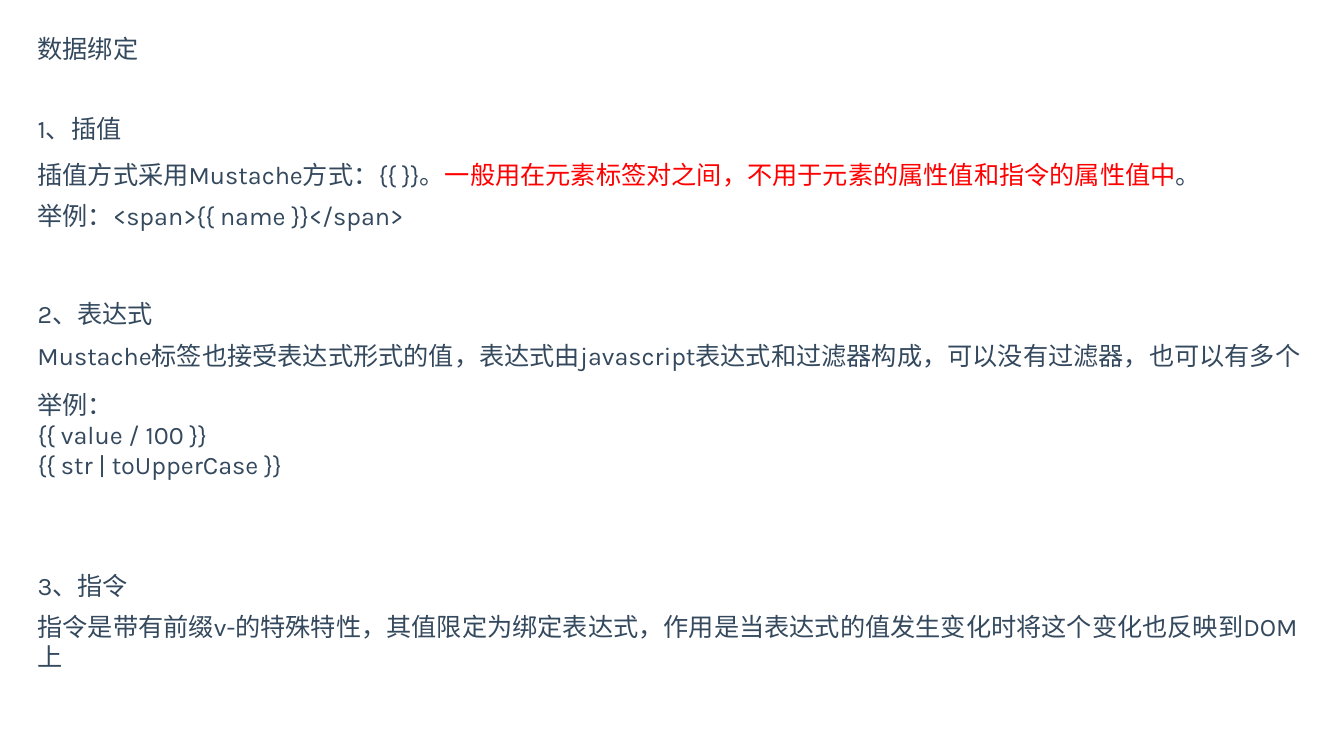
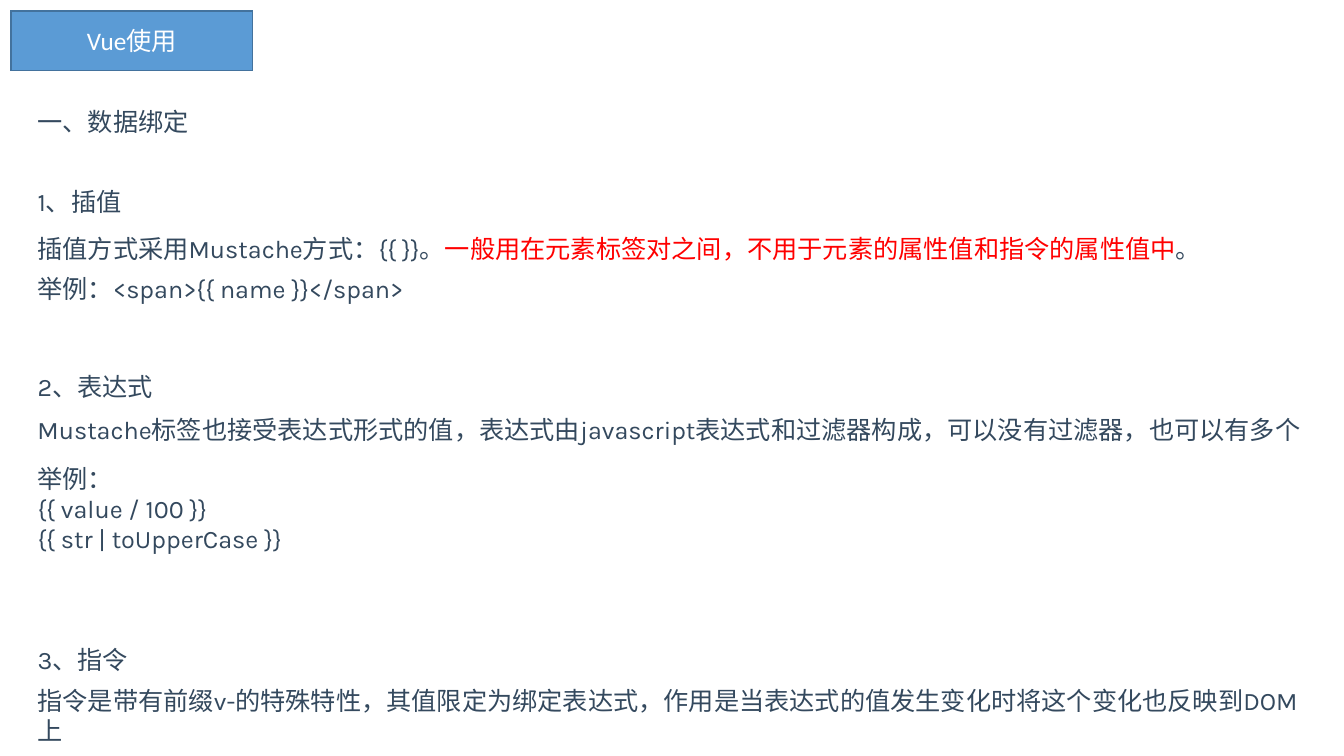
Before and after one commit to BinMarshall/studing, a slide deck: slide 12 of Vue/vue.pptx. Drawn at 1344x756 pixels with LibreOffice and Linux fonts; fonts in the diff are those of the drawing. Boxes give left, top, right and bottom in pixels: in the first picture for what was removed or moved away, otherwise in the second. Text is boxed around its words. In the diff, an @@ line names an element or a change of style, - is before the commit and + after.

```diff
--- a/Vue/vue.pptx
+++ b/Vue/vue.pptx
@@ rectangle added at (11,11,253,71), fill #5B9BD5, outline #43739E 1 pt, 18 pt, text #FFFFFF @@
+Vue使用
@@ text at (38,109,189,133): text changed @@
-数据绑定
+一、数据绑定
@@ 8 texts: place and size @@
-8 texts at (37,117,1300,639)
+8 texts at (37,190,1300,713)
```
Also in this commit, not shown: 7 other slides changed, 1 slide added, 3 other files.
